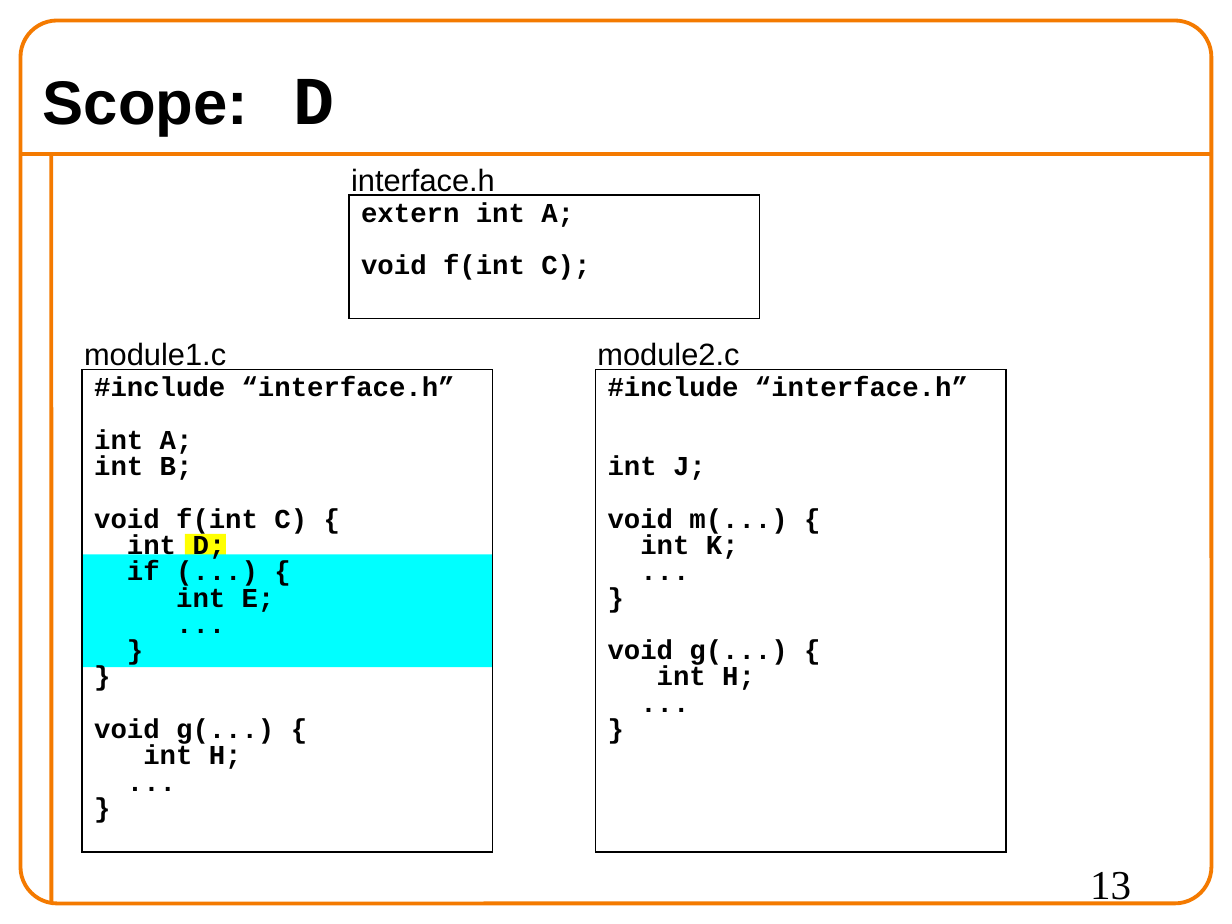
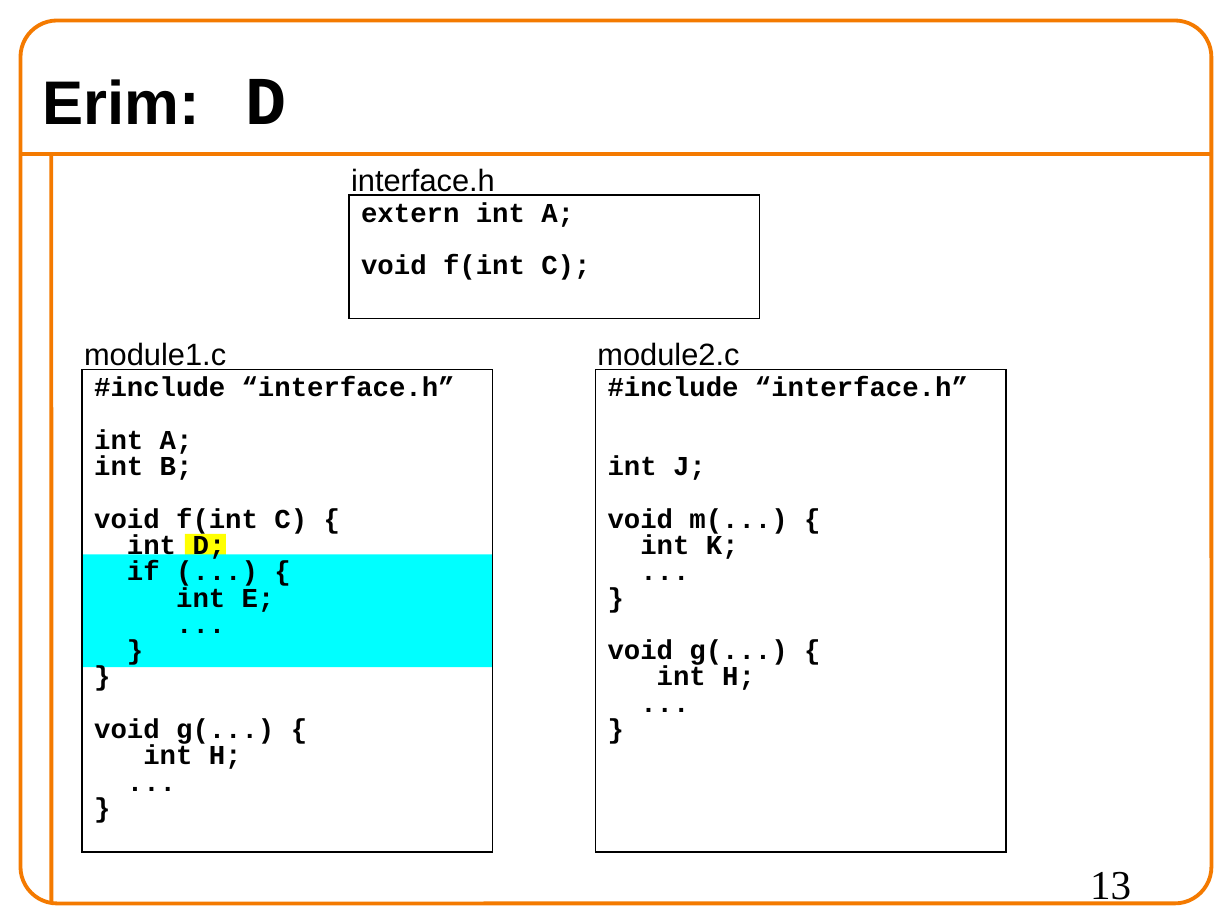
Before and after one commit to 19ceng/ceng201pro, a slide deck: slide 13 of 05test.odp. Drawn at 1232x924 pixels with LibreOffice and Linux fonts; fonts in the diff are those of the drawing; background and template pictures are left out. Boxes give left, top, right and bottom in pixels: in the first picture for what was removed or moved away, otherwise in the second. Text is boxed around its words. In the diff, an @@ line names an element or a change of style, - is before the commit and + after.

```diff
--- a/05test.odp
+++ b/05test.odp
@@ title at box(43, 79, 287, 124): text changed @@
-Scope: D
+Erim: D
```
Also in this commit, not shown: 11 other slides changed, 9 slides added, 9 slides removed, 1 other file.
